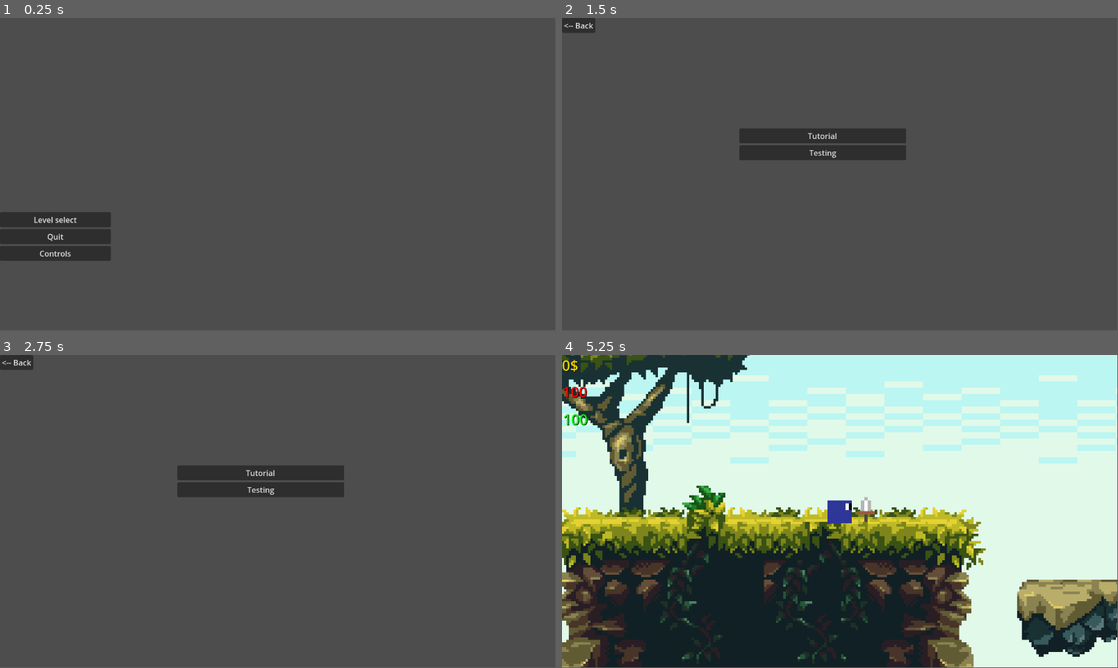
Above: before the commit, frames 1-4 (two rows, left to right).
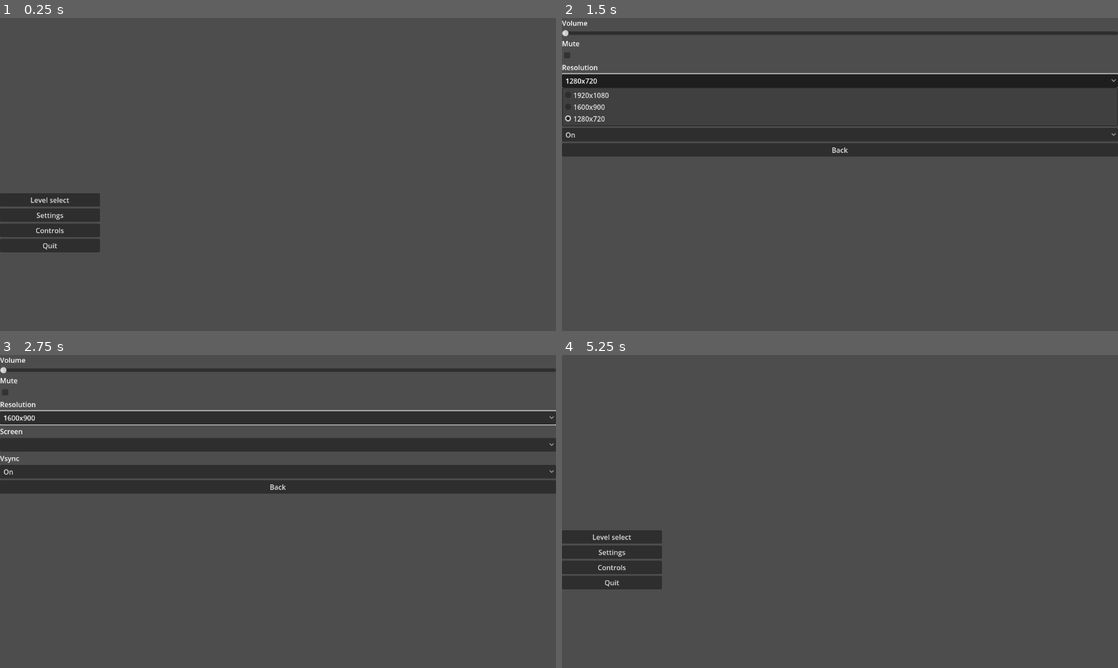
Above: after the commit, the same moments.

Repository: Taphite/Lolli-needus
Game: Godot game, scene res://Stseenid/menu.tscn
Same seed, same stepped clock (60 frames per second), same inputs: the game is played once before the commit and once after it.
Inputs (mouse positions are in pixels of both pictures, inside the frame that each line leads up to):
- Up to frame 1 (0.25 s): no input
- Up to frame 2 (1.5 s): click (612, 215) at 0.5 s, where only the run after the commit has a clickable "Settings"; click (840, 80) at 1.25 s, where only the run after the commit has a clickable "1280x720"
- Up to frame 3 (2.75 s): click (278, 445) at 2.02 s
- Up to frame 4 (5.25 s): click (840, 417) at 2.75 s, where only the run after the commit has a clickable "1600x900"; click (840, 470) at 3.5 s, where only the run after the commit has a clickable "On"; click (840, 392) at 4.27 s; click (840, 486) at 5 s, where only the run after the commit has a clickable "Back"
In our replay, the window is 799x449 before the commit and 800x450 after it. These sizes can differ from the game's own. Grey fills any space a smaller window leaves; there, only what the larger window draws over its background counts as a difference.

The runs differ from the first frame. In frame 1, 2.2% of the frame differs, in the area x 0-20%, y 56-78%; in frame 2, 13%; in frame 3, 17%; in frame 4, 98%, in the area x 0-100%, y 0-100%.

Commit message:
Added more settings like resolution and vsync

Diff:
--- a/lolli-needus/Skriptid/menu.gd
+++ b/lolli-needus/Skriptid/menu.gd
@@ -14,3 +14,7 @@
 
 func _on_controls_button_pressed() -> void:
 	get_tree().change_scene_to_file("res://Stseenid/controls.tscn")
+
+
+func _on_settings_button_pressed() -> void:
+	get_tree().change_scene_to_file("res://Stseenid/settings.tscn")
--- /dev/null
+++ b/lolli-needus/Skriptid/settings.gd
@@ -0,0 +1,59 @@
+extends Control
+
+
+
+
+func _on_volume_value_changed(value: float) -> void:
+	AudioServer.set_bus_volume_db(0, value)
+
+
+
+
+
+func _on_mute_toggled(toggled_on: bool) -> void:
+	AudioServer.set_bus_mute(0,toggled_on)
+
+
+func _on_resolutions_item_selected(index: int) -> void:
+	match index:
+		0:
+			DisplayServer.window_set_size(Vector2i(1920,1080))
+		1:
+			DisplayServer.window_set_size(Vector2i(1600,900))
+		2:
+			DisplayServer.window_set_size(Vector2i(1280,720))
+
+
+
+func _on_screen_item_selected(index: int) -> void:
+	match index:
+		0:
+			DisplayServer.window_set_mode(DisplayServer.WINDOW_MODE_WINDOWED)
+		1:
+			DisplayServer.window_set_mode(DisplayServer.WINDOW_MODE_FULLSCREEN)
+		2:
+			DisplayServer.window_set_mode(DisplayServer.WINDOW_MODE_EXCLUSIVE_FULLSCREEN)
+
+
+
+func _on_vsync_item_selected(index: int) -> void:
+	match index:
+		0:
+			DisplayServer.window_set_vsync_mode(DisplayServer.VSYNC_DISABLED)
+		1:
+			DisplayServer.window_set_vsync_mode(DisplayServer.VSYNC_ADAPTIVE)
+		2:
+			DisplayServer.window_set_vsync_mode(DisplayServer.VSYNC_ENABLED)
+
+
+
+
+
+
+
+
+
+
+
+func _on_back_pressed() -> void:
+	get_tree().change_scene_to_file("res://Stseenid/menu.tscn")
--- a/lolli-needus/Stseenid/menu.tscn
+++ b/lolli-needus/Stseenid/menu.tscn
@@ -22,9 +22,9 @@
 text = "Level select
 "
 
-[node name="QuitButton" type="Button" parent="VBoxContainer"]
+[node name="SettingsButton" type="Button" parent="VBoxContainer"]
 layout_mode = 2
-text = "Quit
+text = "Settings
 "
 
 [node name="ControlsButton" type="Button" parent="VBoxContainer"]
@@ -32,6 +32,12 @@
 text = "Controls
 "
 
+[node name="QuitButton" type="Button" parent="VBoxContainer"]
+layout_mode = 2
+text = "Quit
+"
+
 [connection signal="pressed" from="VBoxContainer/StartButton" to="." method="_on_start_button_pressed"]
+[connection signal="pressed" from="VBoxContainer/SettingsButton" to="." method="_on_settings_button_pressed"]
+[connection signal="pressed" from="VBoxContainer/ControlsButton" to="." method="_on_controls_button_pressed"]
 [connection signal="pressed" from="VBoxContainer/QuitButton" to="." method="_on_quit_button_pressed"]
-[connection signal="pressed" from="VBoxContainer/ControlsButton" to="." method="_on_controls_button_pressed"]
--- /dev/null
+++ b/lolli-needus/Stseenid/settings.tscn
@@ -0,0 +1,95 @@
+[gd_scene load_steps=2 format=3 uid="uid://svm4de2lbg20"]
+
+[ext_resource type="Script" path="res://Skriptid/settings.gd" id="1_mul7u"]
+
+[node name="Settings" type="Control"]
+layout_mode = 3
+anchors_preset = 15
+anchor_right = 1.0
+anchor_bottom = 1.0
+grow_horizontal = 2
+grow_vertical = 2
+script = ExtResource("1_mul7u")
+
+[node name="MarginContainer" type="MarginContainer" parent="."]
+layout_mode = 1
+anchors_preset = 15
+anchor_right = 1.0
+anchor_bottom = 1.0
+grow_horizontal = 2
+grow_vertical = 2
+
+[node name="VBoxContainer" type="VBoxContainer" parent="MarginContainer"]
+layout_mode = 2
+
+[node name="VolumeLabel" type="Label" parent="MarginContainer/VBoxContainer"]
+layout_mode = 2
+text = "Volume"
+
+[node name="Volume" type="HSlider" parent="MarginContainer/VBoxContainer"]
+layout_mode = 2
+
+[node name="MuteLabel" type="Label" parent="MarginContainer/VBoxContainer"]
+layout_mode = 2
+text = "Mute"
+
+[node name="mute" type="CheckBox" parent="MarginContainer/VBoxContainer"]
+layout_mode = 2
+
+[node name="ResolutionLabel" type="Label" parent="MarginContainer/VBoxContainer"]
+layout_mode = 2
+text = "Resolution
+"
+
+[node name="Resolutions" type="OptionButton" parent="MarginContainer/VBoxContainer"]
+layout_mode = 2
+selected = 2
+item_count = 3
+popup/item_0/text = "1920x1080"
+popup/item_1/text = "1600x900"
+popup/item_1/id = 1
+popup/item_2/text = "1280x720"
+popup/item_2/id = 2
+
+[node name="ScreenLabel" type="Label" parent="MarginContainer/VBoxContainer"]
+layout_mode = 2
+text = "Screen
+"
+
+[node name="Screen" type="OptionButton" parent="MarginContainer/VBoxContainer"]
+layout_mode = 2
+item_count = 3
+popup/item_0/text = "Windowed"
+popup/item_1/text = "Borderless"
+popup/item_1/id = 1
+popup/item_2/text = "Fullscreen"
+popup/item_2/id = 2
+
+[node name="VsyncLabel" type="Label" parent="MarginContainer/VBoxContainer"]
+layout_mode = 2
+text = "Vsync
+"
+
+[node name="Vsync" type="OptionButton" parent="MarginContainer/VBoxContainer"]
+layout_mode = 2
+selected = 2
+item_count = 3
+popup/item_0/text = "Off"
+popup/item_1/text = "Adaptive"
+popup/item_1/id = 1
+popup/item_2/text = "On"
+popup/item_2/id = 2
+
+[node name="Back" type="Button" parent="MarginContainer/VBoxContainer"]
+layout_mode = 2
+text = "Back
+"
+
+[connection signal="value_changed" from="MarginContainer/VBoxContainer/Volume" to="." method="_on_volume_value_changed"]
+[connection signal="toggled" from="MarginContainer/VBoxContainer/mute" to="." method="_on_mute_toggled"]
+[connection signal="item_selected" from="MarginContainer/VBoxContainer/Resolutions" to="." method="_on_resolutions_item_selected"]
+[connection signal="item_selected" from="MarginContainer/VBoxContainer/Screen" to="." method="_on_screen_item_selected"]
+[connection signal="item_selected" from="MarginContainer/VBoxContainer/Screen" to="." method="_on_option_button_item_selected"]
+[connection signal="item_selected" from="MarginContainer/VBoxContainer/Vsync" to="." method="_on_vsync_item_selected"]
+[connection signal="item_selected" from="MarginContainer/VBoxContainer/Vsync" to="." method="_on_option_button_item_selected"]
+[connection signal="pressed" from="MarginContainer/VBoxContainer/Back" to="." method="_on_back_pressed"]
--- a/lolli-needus/project.godot
+++ b/lolli-needus/project.godot
@@ -20,7 +20,9 @@
 
 [display]
 
-window/size/mode=2
+window/size/viewport_width=1280
+window/size/viewport_height=720
+window/stretch/mode="viewport"
 
 [input]
 
